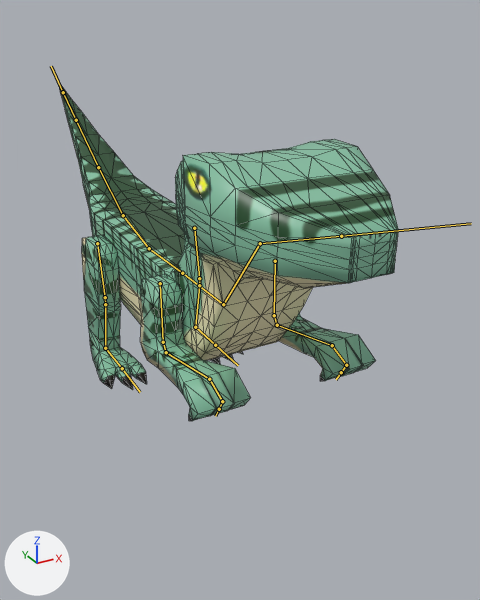
The FBX model 그래픽자료/모델/M_Dino.fbx as it was, and as the next commit left it.
Camera for both pictures: a 50 mm camera at (-0.12, -0.312, 0.11) aimed at (0.025, -0.049, -0.022). Every picture has the same lights, and +X, +Y and +Z are marked at lower left. The bones that bend it are drawn over the model as lines. Mesh edges are drawn as thin lines.

The first picture shows 'Dino_Body', 'Dino_Head', 'Dino_Hend', 'Dino_Leg', 'Dino_Tail'.
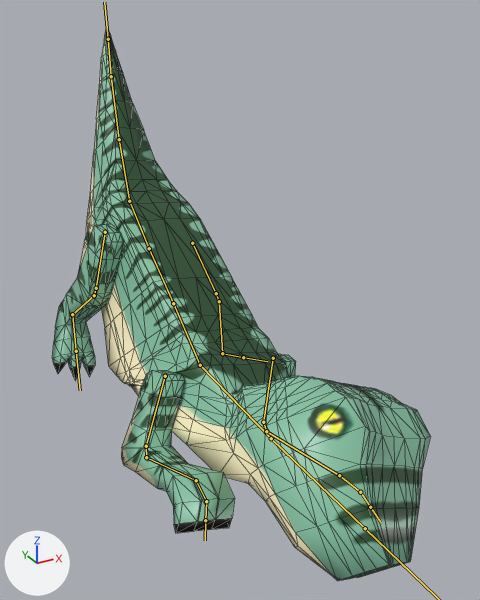
The newer file adds an action. The first version stands in its rest pose; the second is drawn at frame 31 of the action 'Dino_Ani|15.Sliding'.

Where the change shows, as pixel boxes [x1, y1, x2, y2] in the pictures (480 x 600 px):
'Dino_Head', posed (36% wider)
    before: [175, 139, 398, 360]
    after: [127, 363, 431, 581]
'Dino_Body', posed
    before: [89, 188, 184, 325]
    after: [86, 179, 285, 384]
'Dino_Hend', posed
    before: [140, 274, 376, 421]
    after: [121, 354, 296, 533]
'Dino_Leg', posed
    before: [82, 235, 243, 390]
    after: [52, 224, 124, 380]
'Dino_Tail', posed
    before: [59, 85, 151, 206]
    after: [87, 29, 169, 220]
bone 'Body_Bone', root to tip
    before: (149, 248) to (182, 273)
    after: (149, 248) to (173, 303)
bone 'Body_Second_Bone', root to tip
    before: (182, 273) to (223, 304)
    after: (173, 303) to (200, 365)
bone 'Neck_Bone', root to tip
    before: (223, 304) to (260, 243)
    after: (200, 365) to (271, 438)
bone 'Head_Bone', root to tip
    before: (260, 243) to (341, 236)
    after: (271, 438) to (365, 528)
bone 'Left_Leg_First_Bone', root to tip
    before: (194, 228) to (199, 278)
    after: (192, 243) to (216, 293)
bone 'Left_Leg_Second_Bone', root to tip
    before: (199, 285) to (195, 327)
    after: (219, 301) to (222, 353)
bone 'Left_Leg_Foot_Bone', root to tip
    before: (195, 327) to (215, 345)
    after: (222, 353) to (243, 357)
bone 'Left_Hend_First_Bone', root to tip
    before: (275, 261) to (274, 315)
    after: (273, 358) to (263, 422)
bone 'Left_Hend_Second_Bone', root to tip
    before: (277, 325) to (332, 345)
    after: (266, 431) to (339, 475)
bone 'Left_Hend_1', root to tip
    before: (332, 345) to (346, 365)
    after: (339, 475) to (360, 492)
bone 'Left_Hend_2', root to tip
    before: (346, 365) to (341, 372)
    after: (360, 492) to (370, 507)
bone 'Body_Tail_Main_Bone', root to tip
    before: (149, 248) to (123, 215)
    after: (149, 248) to (129, 201)
bone 'Tail_1', root to tip
    before: (123, 215) to (98, 167)
    after: (129, 201) to (119, 139)
bone 'Tail_2', root to tip
    before: (98, 167) to (76, 120)
    after: (119, 139) to (111, 76)
bone 'Right_Hend_First_Bone', root to tip
    before: (160, 283) to (163, 342)
    after: (165, 376) to (146, 446)
bone 'Right_Hend_Second_Bone', root to tip
    before: (166, 352) to (209, 379)
    after: (146, 457) to (196, 480)
bone 'Right_Hend_1', root to tip
    before: (209, 379) to (222, 401)
    after: (196, 480) to (206, 501)
bone 'Right_Hend_2', root to tip
    before: (222, 401) to (219, 409)
    after: (206, 501) to (205, 520)
bone 'Right_Leg_First_Bone', root to tip
    before: (97, 243) to (105, 297)
    after: (105, 232) to (96, 288)
bone 'Right_Leg_Scond_Bone', root to tip
    before: (105, 304) to (105, 348)
    after: (94, 295) to (72, 314)
bone 'Right_Leg_Foot_Bone', root to tip
    before: (105, 348) to (122, 368)
    after: (72, 314) to (76, 351)

What the commit changed:
Bone 'Body_Bone' (bone_body_bone) turns from (0, 0, 0) to (-34, -10, 3) degrees about its own x, y and z.
Bone 'Body_Second_Bone' (bone_body_second_bone) turns from (0, 0, 0) to (0, -11, 0) degrees about its own x, y and z.
Bone 'Neck_Bone' (bone_neck_bone) turns from (0, 0, 0) to (-34, -10, 3) degrees about its own x, y and z.
Bone 'Head_Bone' (bone_head_bone) turns from (0, 0, 0) to (34, -10, -3) degrees about its own x, y and z.
Bone 'Left_Leg_First_Bone' (bone_left_leg_first_bone) moves from (0.0, 0.0, 0.0) to (-0.05, 0.45, -0.05).
Bone 'Left_Leg_First_Bone' (bone_left_leg_first_bone) turns from (0, 0, 0) to (0, 0, -39) degrees about its own x, y and z.
Bone 'Left_Leg_Second_Bone' (bone_left_leg_second_bone) turns from (0, 0, 0) to (-23, 0, 0) degrees about its own x, y and z.
Bone 'Left_Leg_Foot_Bone' (bone_left_leg_foot_bone) turns from (0, 0, 0) to (11, 0, 0) degrees about its own x, y and z.
Bone 'Left_Hend_First_Bone' (bone_left_hend_first_bone) moves from (0.0, 0.0, 0.0) to (0.0, 2.6, 0.0).
Bone 'Left_Hend_First_Bone' (bone_left_hend_first_bone) turns from (0, 0, 0) to (-20, -15, -20) degrees about its own x, y and z.
Bone 'Left_Hend_Second_Bone' (bone_left_hend_second_bone) turns from (0, 0, 0) to (-34, 10, -3) degrees about its own x, y and z.
Bone 'Left_Hend_1' (bone_left_hend_1) turns from (0, 0, 0) to (33, 0, 0) degrees about its own x, y and z.
Bone 'Left_Hend_2' (bone_left_hend_2) turns from (0, 0, 0) to (62, 0, 0) degrees about its own x, y and z.
Bone 'Body_Tail_Main_Bone' (bone_body_tail_main_bone) turns from (0, 0, 0) to (23, 11, 2) degrees about its own x, y and z.
Bone 'Tail_1' (bone_tail_1) turns from (0, 0, 0) to (0, 11, 0) degrees about its own x, y and z.
Bone 'Tail_2' (bone_tail_2) turns from (0, 0, 0) to (0, 11, 0) degrees about its own x, y and z.
Bone 'Right_Hend_First_Bone' (bone_right_hend_first_bone) moves from (0.0, 0.0, 0.0) to (0.0, 2.3, 0.0).
Bone 'Right_Hend_First_Bone' (bone_right_hend_first_bone) turns from (0, 0, 0) to (-22, -4, -22) degrees about its own x, y and z.
Bone 'Right_Hend_Second_Bone' (bone_right_hend_second_bone) turns from (0, 0, 0) to (-11, 0, 0) degrees about its own x, y and z.
Bone 'Right_Hend_1' (bone_right_hend_1) turns from (0, 0, 0) to (11, 0, 0) degrees about its own x, y and z.
Bone 'Right_Hend_2' (bone_right_hend_2) turns from (0, 0, 0) to (44, 0, 0) degrees about its own x, y and z.
Bone 'Right_Leg_First_Bone' (bone_right_leg_first_bone) moves from (0.0, 0.0, 0.0) to (0.04, -0.3, 0.15).
Bone 'Right_Leg_First_Bone' (bone_right_leg_first_bone) turns from (0, 0, 0) to (-11, 0, 0) degrees about its own x, y and z.
Bone 'Right_Leg_Scond_Bone' (bone_right_leg_scond_bone) turns from (0, 0, 0) to (-33, 0, 0) degrees about its own x, y and z.
Bone 'Right_Leg_Foot_Bone' (bone_right_leg_foot_bone) turns from (0, 0, 0) to (-11, 0, 0) degrees about its own x, y and z.
